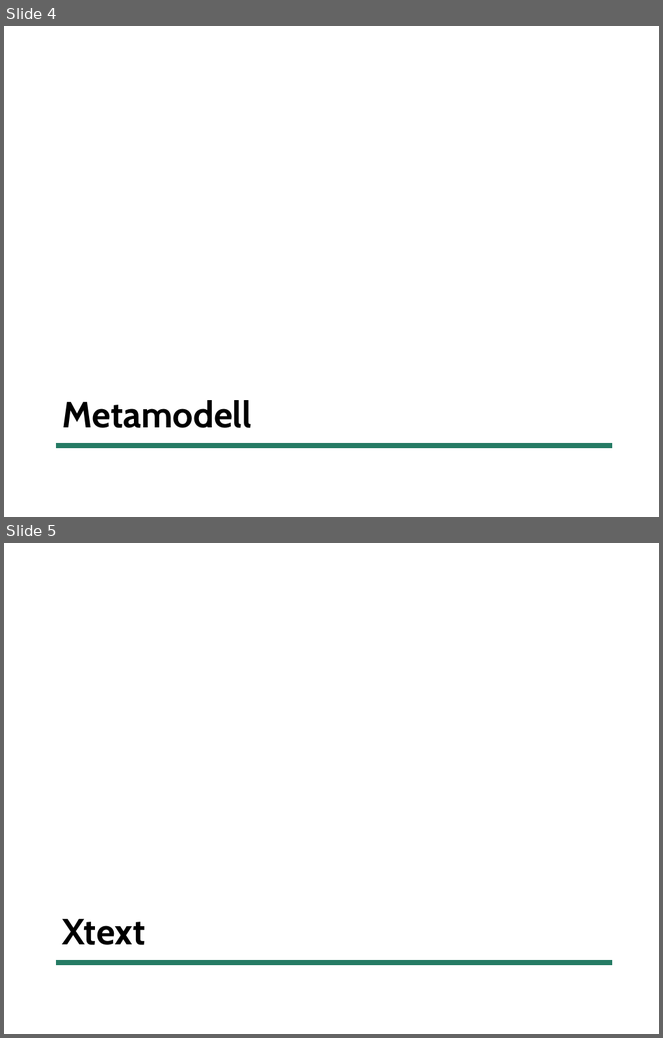
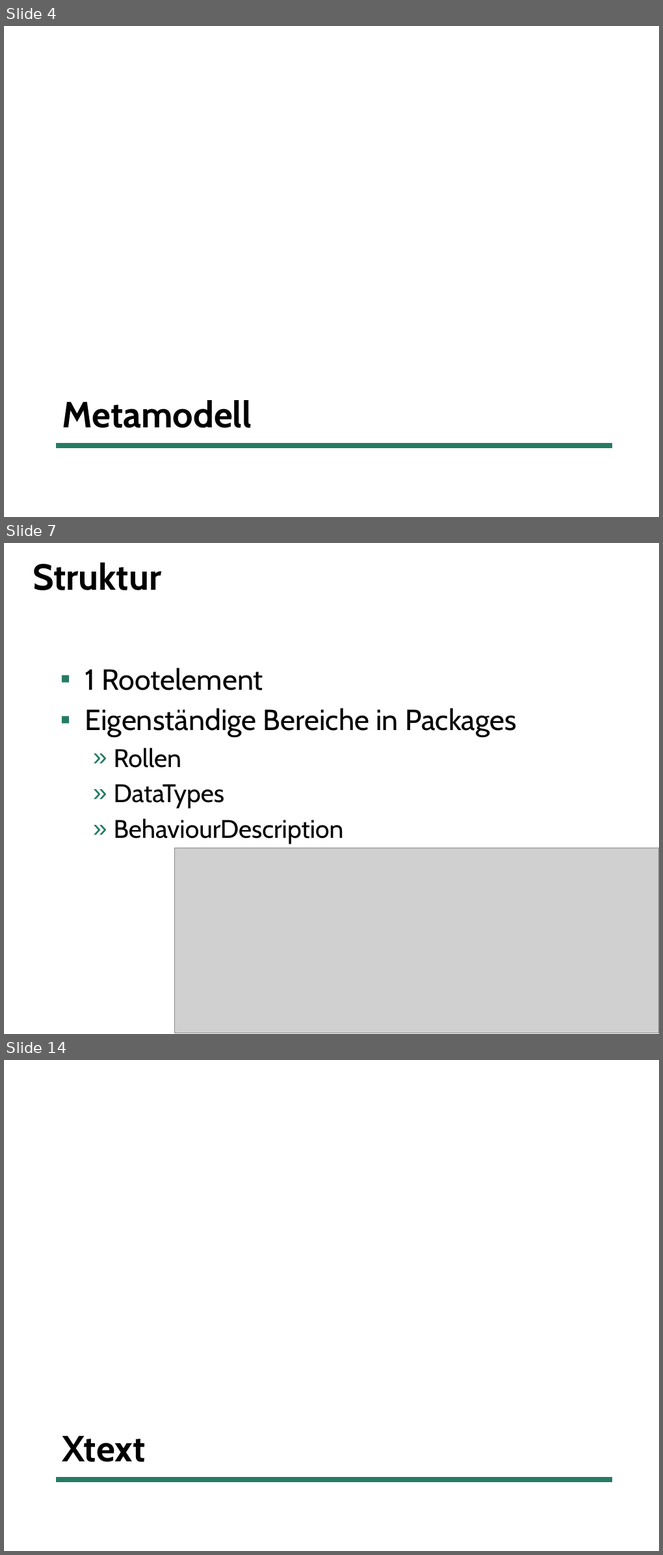
Before and after one commit to uwecl/MDSD-Praktikum, a slide deck: presentation/MDSD-Abschlusspraesentation.pptx. Shown one above the other, each under a label of ours: slides 4 and 5 before the commit, slides 4, 7 and 14 after it; the slides between them are not shown. The pictures are 663x1038 and 663x1555 pixels, drawn with LibreOffice and Linux fonts; fonts in the diff are those of the drawing; grey boxes stand for pictures. Boxes give left, top, right and bottom in pixels: in the first picture for what was removed or moved away, otherwise in the second. Text is boxed around its words. In the diff, an @@ line names an element or a change of style, - is before the commit and + after.

```diff
--- a/presentation/MDSD-Abschlusspraesentation.pptx
+++ b/presentation/MDSD-Abschlusspraesentation.pptx
@@ slide 7 added at [4,543,659,1034], background #FFFFFF @@
@@ title added at [33,563,161,590], 40 pt, text #000000, bold @@
+Struktur
@@ text added at [85,668,517,845], 32 pt, text #000000 @@
+▪ 1 Rootelement
+▪ Eigenständige Bereiche in Packages
+  » Rollen
+  » DataTypes
+  » BehaviourDescription
@@ picture added at [174,849,659,1034] @@
@@ what was slide 5 is now slide 14 @@
```
Also in this commit, not shown: 1 slide changed, 8 other slides added.
